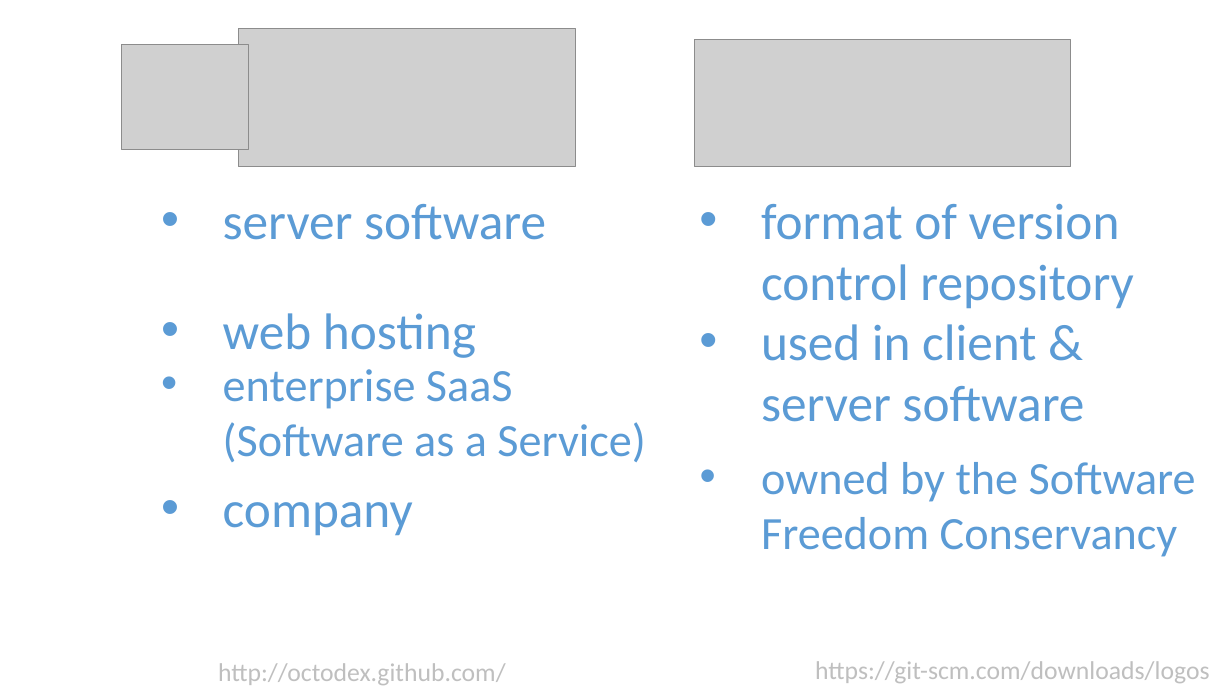
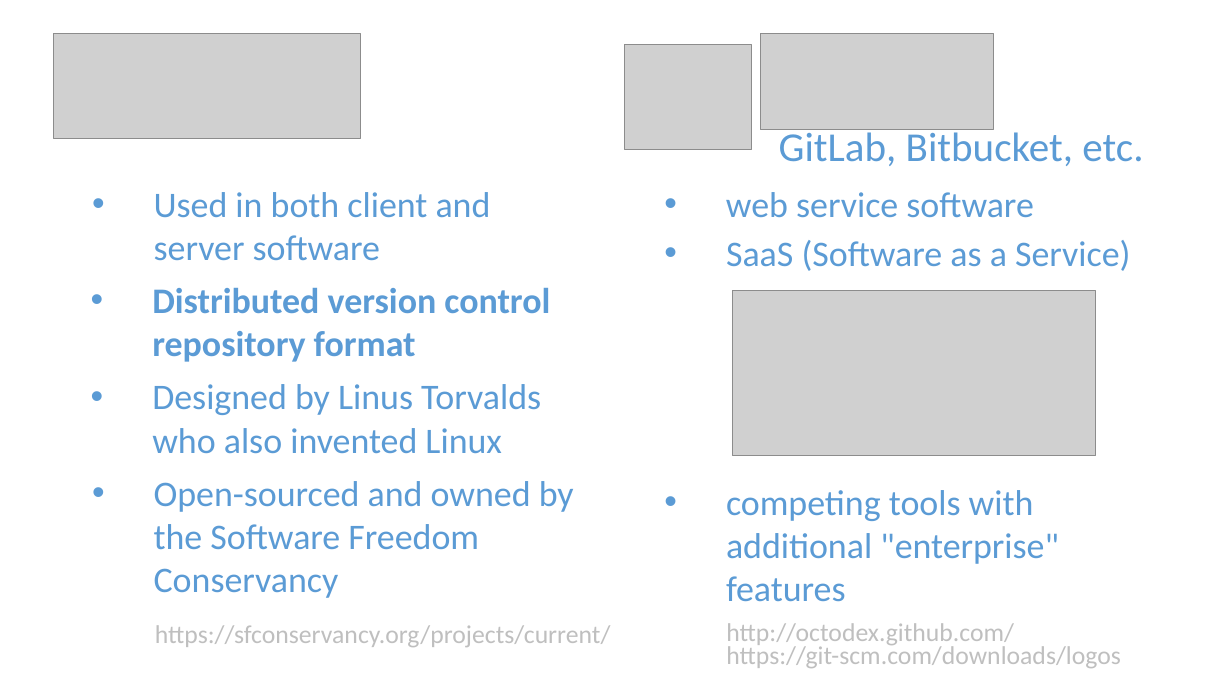
Before and after one commit to wilsonmar/wilsonmar.github.io, a slide deck: slide 14 of images/Git-basics-v09a.pptx (slide 22 before the commit). Drawn at 1232x693 pixels with LibreOffice and Linux fonts; fonts in the diff are those of the drawing; grey boxes stand for pictures. Boxes give left, top, right and bottom in pixels: in the first picture for what was removed or moved away, otherwise in the second. Text is boxed around its words. In the diff, an @@ line names an element or a change of style, - is before the commit and + after.

```diff
--- a/images/Git-basics-v09a.pptx
+++ b/images/Git-basics-v09a.pptx
@@ picture: place and size @@
-picture at (695, 39, 1071, 166)
+picture at (54, 33, 360, 138)
@@ picture: place and size @@
-picture at (122, 44, 249, 150)
+picture at (625, 44, 751, 150)
@@ picture: place and size @@
-picture at (238, 29, 576, 167)
+picture at (761, 33, 994, 128)
@@ text added at (779, 127, 1143, 166), 32 pt, text #5B9BD5 @@
+GitLab, Bitbucket, etc.
@@ text at (154, 192, 491, 260): text changed; size 40 to 28 pt @@
-• used in client & server software
+• Used in both client and
+  server software
@@ text at (726, 192, 1033, 217): text changed; size 40 to 28 pt @@
-• server software
+• web service software
@@ text at (726, 240, 1130, 271): text changed; size 36 to 28 pt @@
-• enterprise SaaS (Software as a Service)
+• SaaS (Software as a Service)
@@ text at (152, 288, 550, 362): text changed; size 40 to 28 pt; bold on @@
-• format of version control repository
+• Distributed version control repository format
@@ picture added at (732, 290, 1095, 456) @@
@@ text removed at (223, 313, 476, 358) @@
-• web hosting
@@ text added at (152, 384, 541, 453), 28 pt, text #5B9BD5 @@
+• Designed by Linus Torvalds
+  who also invented Linux
@@ text at (154, 481, 574, 598): text changed; size 36 to 28 pt @@
-• owned by the Software Freedom Conservancy
+• Open-sourced and owned by the Software Freedom Conservancy
@@ text removed at (223, 502, 413, 536) @@
-• company
@@ text added at (726, 490, 1059, 601), 28 pt, text #5B9BD5 @@
+• competing tools with additional "enterprise" features
@@ text added at (155, 625, 611, 647), 20 pt, text #BFBFBF @@
+https://sfconservancy.org/projects/current/
@@ text "http://octodex.github.com/": place and size @@
-text "http://octodex.github.com/" at (218, 663, 506, 685)
+text "http://octodex.github.com/" at (726, 623, 1014, 647)
@@ text "https://git-scm.com/downloads/logos": place and size @@
-text "https://git-scm.com/downloads/logos" at (815, 661, 1210, 683)
+text "https://git-scm.com/downloads/logos" at (726, 643, 1121, 668)
```
Also in this commit, not shown: 6 other slides changed, 4 slides added, 3 other files.
